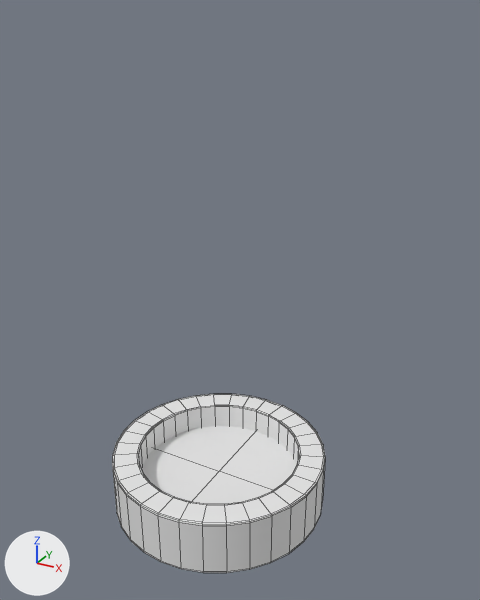
Before and after pictures for a commit that changed the Blender file FlufflParty/Assets/BlenderFiles/TreePlantTop.blend.
Both versions are drawn from a 50 mm lens placed at (5.31, -8.84, 8.37), pointed at (0.27, 0.32, 3.79). Every picture has the same lights, and +X, +Y and +Z are marked at lower left. Mesh edges are drawn as thin lines.
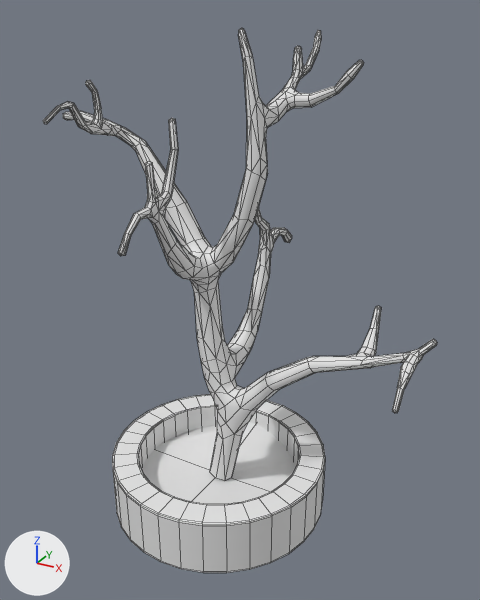
Where the change shows, as pixel boxes (x1, y1, x2, y2) in the pictures (480 x 600 px; the box of a moved part takes in the faces that stretch with it):
'Circle', reshaped (85% wider, 203% taller): before (112, 394, 325, 573); after (43, 28, 437, 573)
'Plane', deleted: before (142, 426, 297, 504)
part 1 of me_circle, added: after (43, 28, 437, 480)
part 2 of me_circle, moved or reshaped: (112, 394, 325, 573) in both

Edits to the bpy script that builds the scene:
```text
Add mat_material_001:
    mat_material_001 = principled_material('Material.001')
    mat_material_001.base_color = (0.8, 0.8, 0.8)  # white #e7e7e7
Add mat_material_002:
    mat_material_002 = principled_material('Material.002')
    mat_material_002.base_color = (0.8, 0.8, 0.8)  # white #e7e7e7
Add mat_material_003:
    mat_material_003 = principled_material('Material.003')
    mat_material_003.base_color = (0.8, 0.8, 0.8)  # white #e7e7e7
Change me_circle:
    used by ob_circle; location = (0.0, 0.0, 0.0); scale = (1.98, 1.98, 1.98)
    remove me_circle.from_pydata(...)  # 320 vertices, 288 faces; spans x -1.0..1.0, y -1.0..1.0, z -0.12..0.41
    add me_circle.from_pydata(...)  # 1182 vertices, 1571 faces; spans x -1.53..1.86, y -1.09..1.53, z -0.12..4.11
    me_circle part 1: a new loose piece of 853 vertices spanning x -1.53..1.86, y -1.09..1.53, z 0.14..4.11, in mat_material_001 (white #e7e7e7)
    me_circle part 2
    288 faces are deleted
    9 vertices are added at x -0.83..0.83, y -0.83..0.83, z 0.11..0.26
    288 new faces join them, mat_material_003 (white #e7e7e7), smooth
    4 new faces join them, mat_material_002 (white #e7e7e7)
    add me_circle.materials.append(mat_material_003)  # white #e7e7e7
    add me_circle.materials.append(mat_material_002)  # white #e7e7e7
    add me_circle.materials.append(mat_material_001)  # white #e7e7e7
Remove ob_plane:
    ob_plane = bpy.data.objects.new('Plane', me_plane)
    ob_plane.location = (0.0, 0.0, 0.31)
    ob_plane.scale = (1.79, 1.79, 1.79)
```
